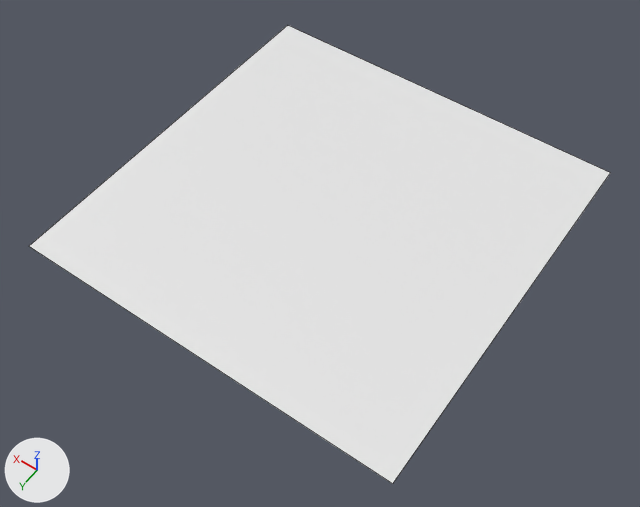
Two versions of the Blender file Assets/train_land.blend, one commit apart.
One viewpoint serves both versions: a 50 mm lens placed at (-1.59, 2.3, 3.23), pointed at (-0.14, 0.28, 0.05). Every picture has the same lights, and +X, +Y and +Z are marked at lower left. Mesh edges are drawn as thin lines. The same objects are shown in both versions, whatever each file hides.
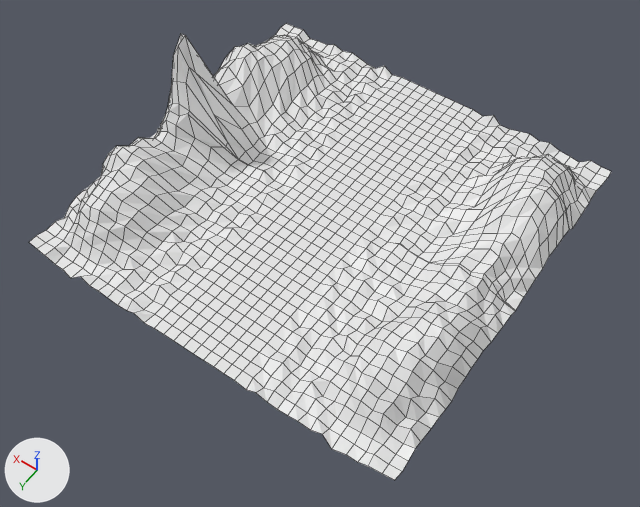
What differs and where, as boxes (x1, y1, x2, y2) in the pictures (640 x 507 px):
'Plane', reshaped
    before: (29, 25, 610, 484)
    after: (29, 23, 611, 480)

The change in detail:
me_plane is used by ob_plane; location (0.0, 0.0, 0.0).
me_plane had 4 vertices, 1 face and spanned x -1.0..1.0, y -1.0..1.0, z 0.0.
me_plane now has 1415 vertices, 1344 faces and spans x -1.01..1.07, y -1.01..1.01, z -0.06..0.67.
me_plane part 1: 4 vertices removed from x -1.0..1.0, y -1.0..1.0, z 0.0; 1415 vertices added at x -1.01..1.07, y -1.01..1.01, z -0.06..0.67.
